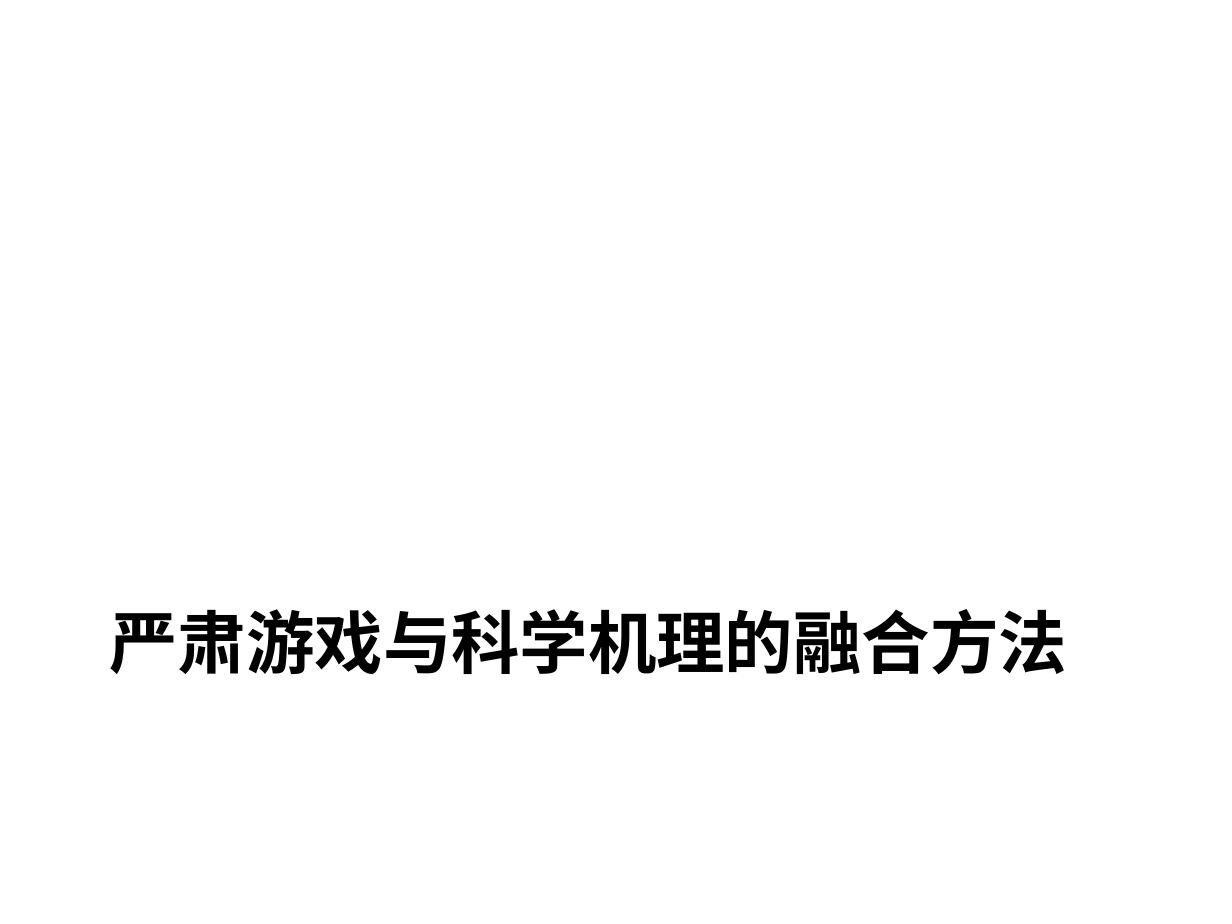
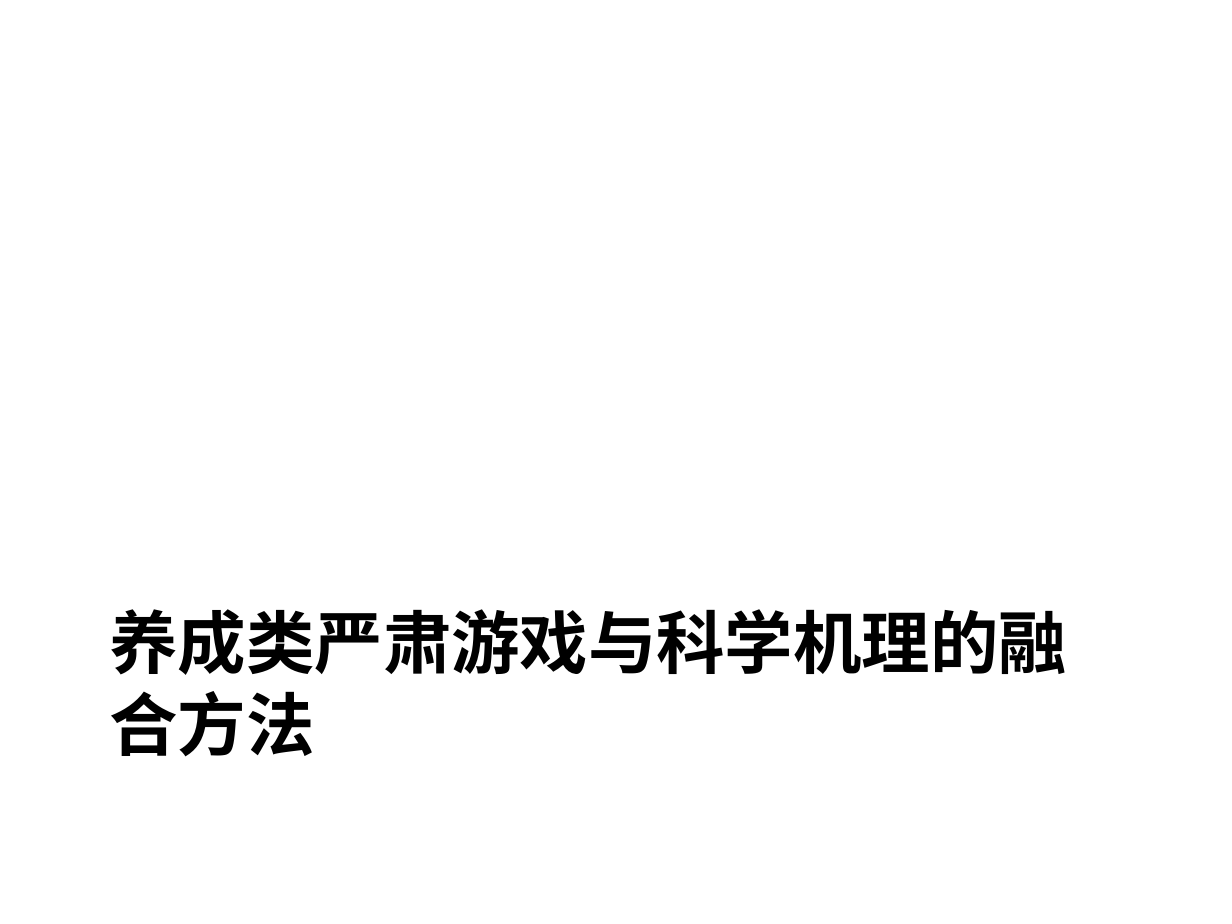
Before and after one commit to Nookleptia/qianmen3d, a slide deck: slide 23 of 毕设文件/毕设提纲.ppt (slide 21 before the commit). Drawn at 1232x924 pixels with LibreOffice and Linux fonts; fonts in the diff are those of the drawing. Boxes give left, top, right and bottom in pixels: in the first picture for what was removed or moved away, otherwise in the second. Text is boxed around its words. In the diff, an @@ line names an element or a change of style, - is before the commit and + after.

```diff
--- a/毕设文件/毕设提纲.ppt
+++ b/毕设文件/毕设提纲.ppt
@@ title at box(110, 609, 1067, 757): text changed @@
-严肃游戏与科学机理的融合方法
+养成类严肃游戏与科学机理的融合方法
```
Also in this commit, not shown: 11 other slides changed, 3 slides added, 2 other files.
